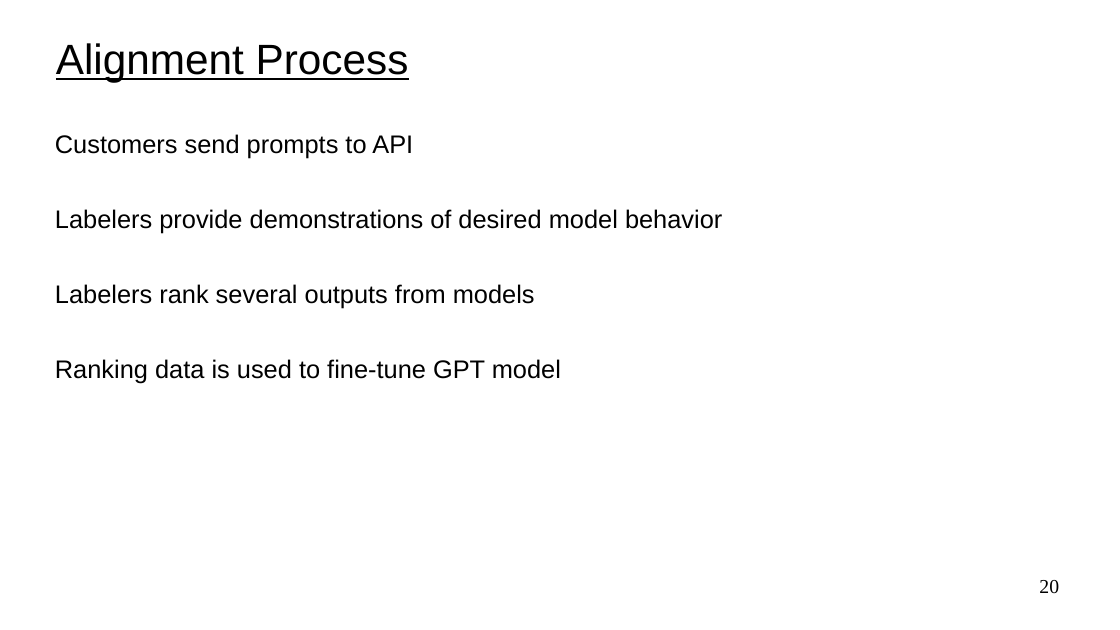
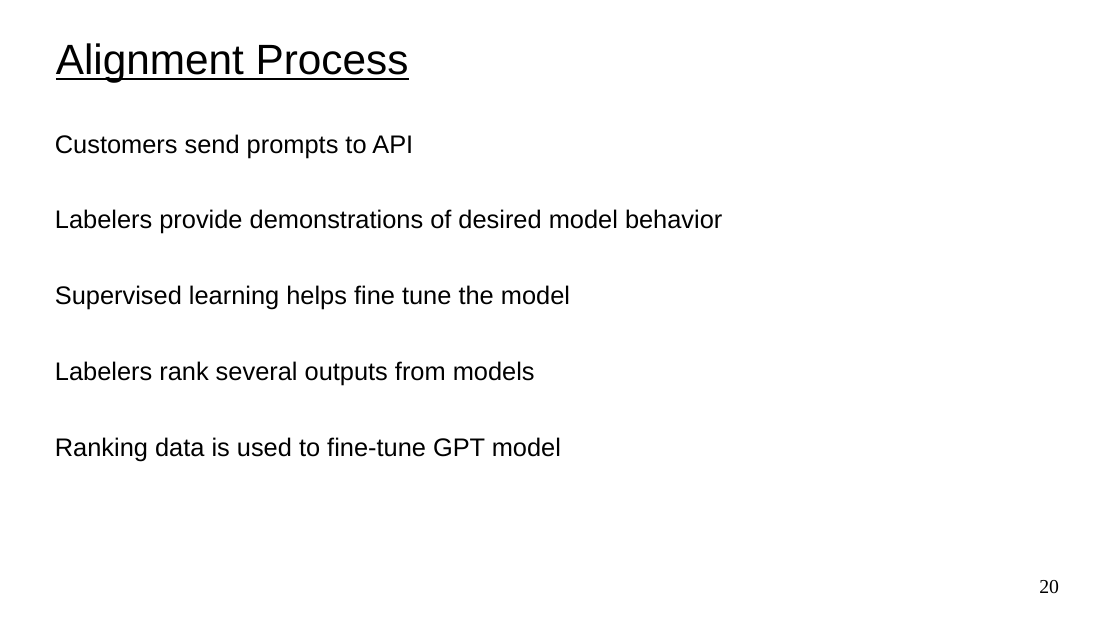
Before and after one commit to UVADS/reinforcement_learning_online_msds, a slide deck: slide 20 of 11_rl_human_feedback/rlhf.ppt. Drawn at 1120x630 pixels with LibreOffice and Linux fonts; fonts in the diff are those of the drawing. Boxes give left, top, right and bottom in pixels: in the first picture for what was removed or moved away, otherwise in the second. Text is boxed around its words. In the diff, an @@ line names an element or a change of style, - is before the commit and + after.

```diff
--- a/11_rl_human_feedback/rlhf.ppt
+++ b/11_rl_human_feedback/rlhf.ppt
@@ text at box(55, 285, 570, 310): paragraph added @@
+Supervised learning helps fine tune the model
```
Also in this commit, not shown: 2 other slides changed, 1 other file.
